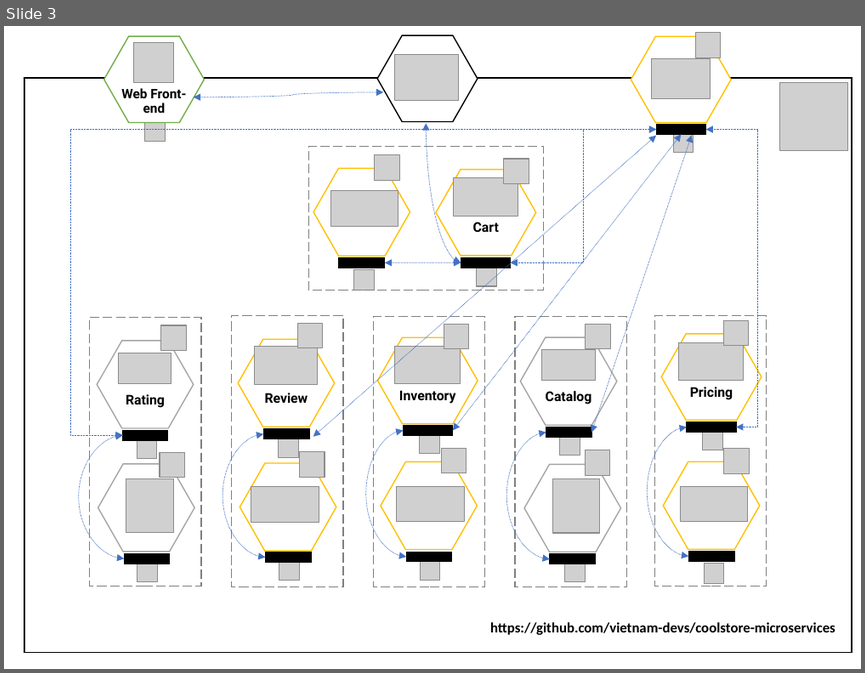
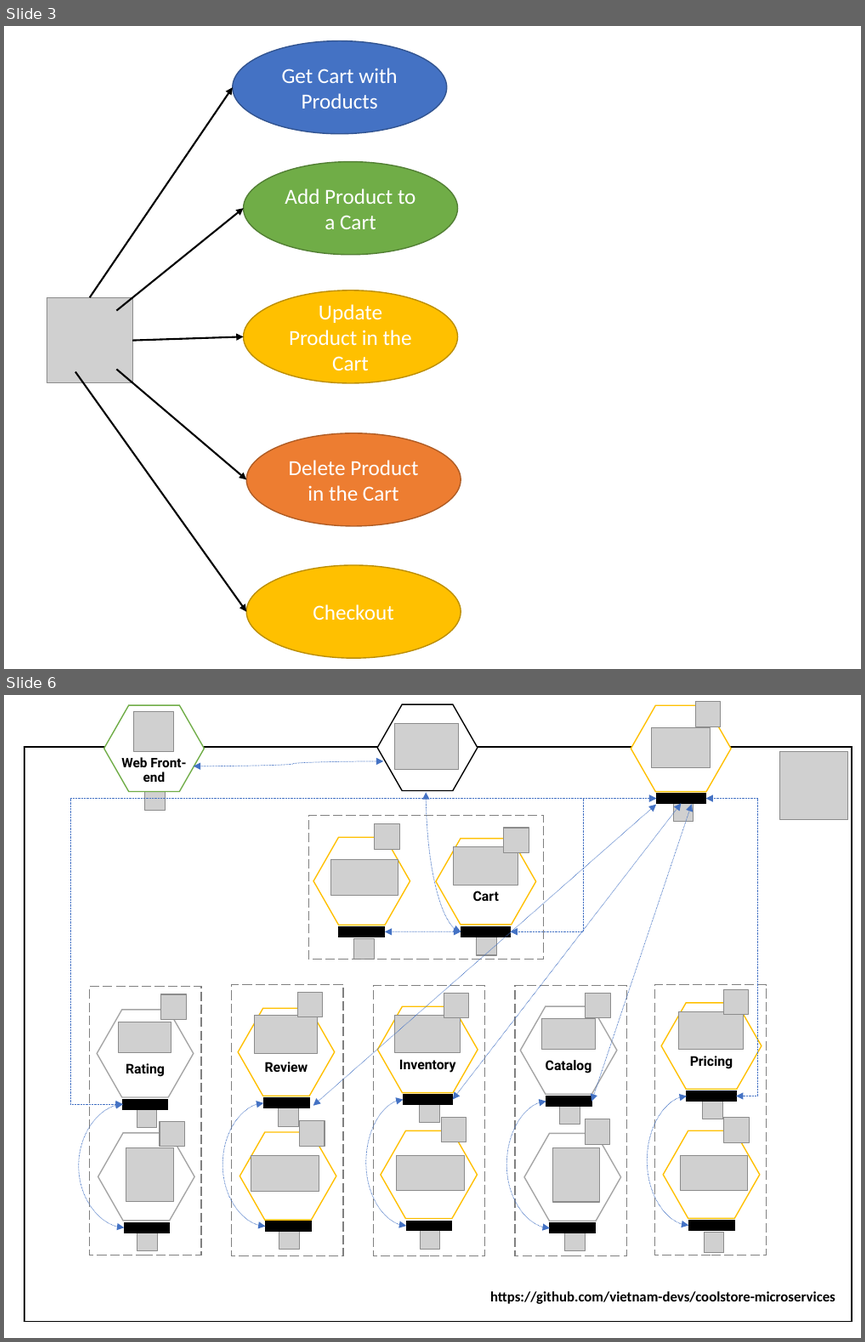
Before and after one commit to ProgrammeChef/microservices-coolstore, a slide deck: assets/state-of-the-art.pptx. Shown one above the other, each under a label of ours: slide 3 before the commit, slides 3 and 6 after it; the slides between them are not shown. The pictures are 865x673 and 865x1342 pixels, drawn with LibreOffice and Linux fonts; fonts in the diff are those of the drawing; grey boxes stand for pictures. Boxes give left, top, right and bottom in pixels: in the first picture for what was removed or moved away, otherwise in the second. Text is boxed around its words. In the diff, an @@ line names an element or a change of style, - is before the commit and + after.

```diff
--- a/assets/state-of-the-art.pptx
+++ b/assets/state-of-the-art.pptx
@@ slide 3 added at (x1=4, y1=26, x2=861, y2=669), background #FFFFFF @@
@@ ellipse added at (x1=233, y1=40, x2=447, y2=133), fill #4472C4, outline #325491 1 pt, 18 pt, text #FFFFFF @@
+Get Cart with Products
@@ arrow added from (90, 298) to (233, 88), #000000 1.5 pt @@
@@ ellipse added at (x1=243, y1=161, x2=457, y2=254), fill #70AD47, outline #538035 1 pt, 18 pt, text #FFFFFF @@
+Add Product to a Cart
@@ arrow added from (116, 311) to (243, 208), #000000 1.5 pt @@
@@ picture added at (x1=46, y1=298, x2=132, y2=383) @@
@@ ellipse added at (x1=243, y1=290, x2=457, y2=382), fill #FFC000, outline #BD8E00 1 pt, 18 pt, text #FFFFFF @@
+Update Product in the Cart
@@ arrow added from (132, 340) to (243, 336), #000000 1.5 pt @@
@@ arrow added from (75, 371) to (246, 611), #000000 1.5 pt @@
@@ arrow added from (116, 369) to (246, 479), #000000 1.5 pt @@
@@ ellipse added at (x1=246, y1=433, x2=460, y2=526), fill #ED7D31, outline #AF5C24 1 pt, 18 pt, text #FFFFFF @@
+Delete Product in the Cart
@@ ellipse added at (x1=246, y1=565, x2=460, y2=658), fill #FFC000, outline #BD8E00 1 pt, 18 pt, text #FFFFFF @@
+Checkout
@@ what was slide 3 is now slide 6 @@
```
Also in this commit, not shown: 3 other slides added, 1 slide removed, 3 other files.
